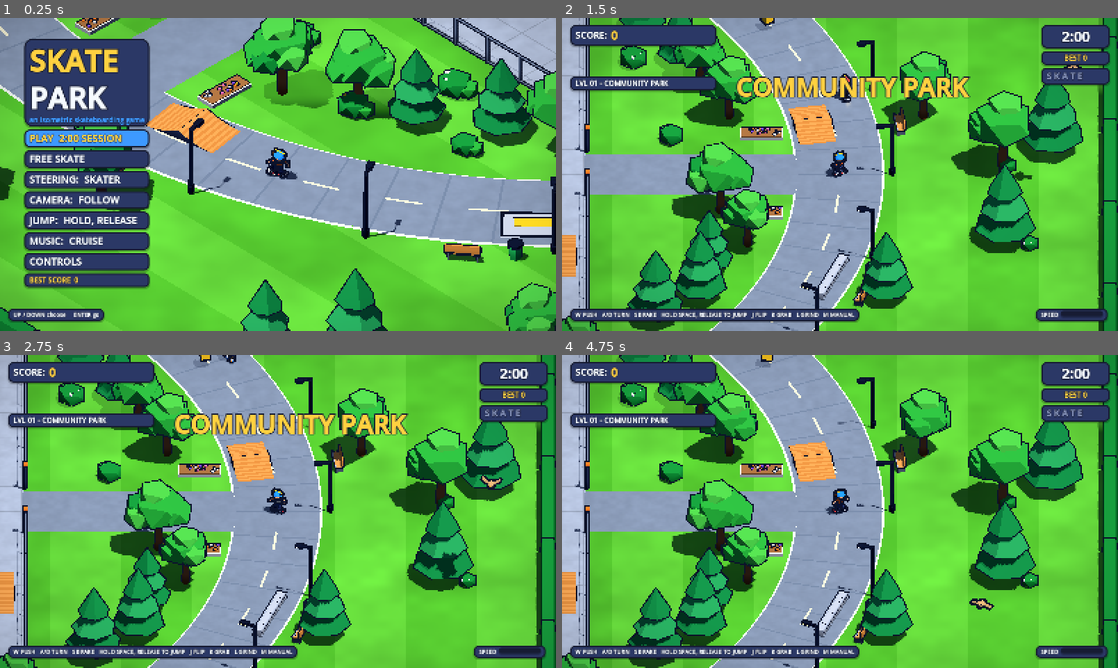
Above: before the commit, frames 1-4 (two rows, left to right).
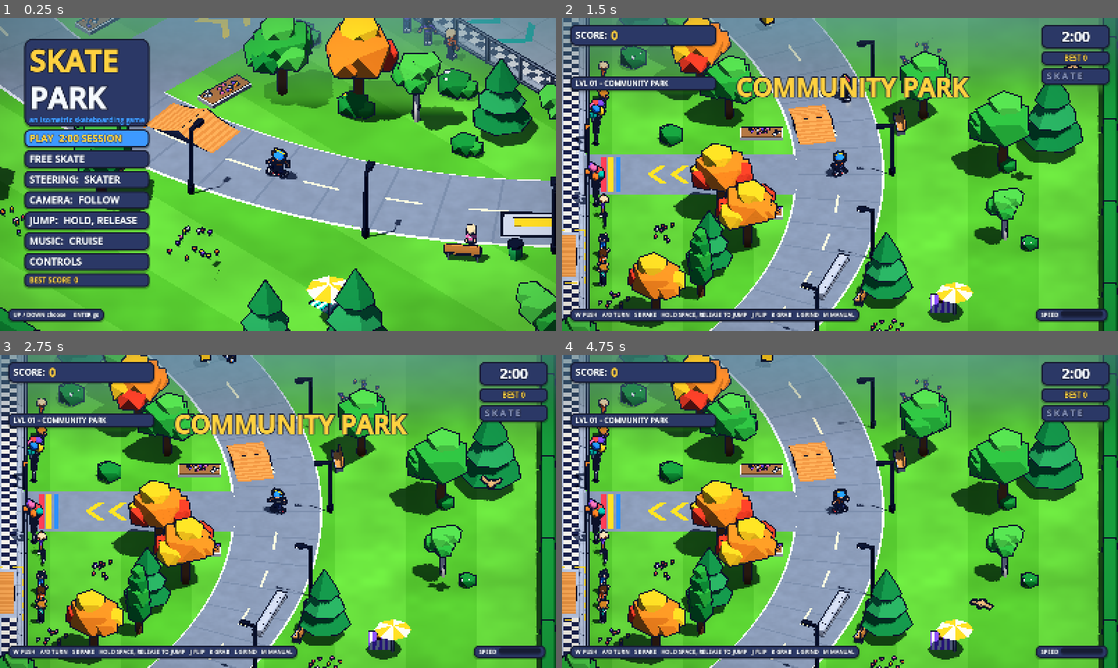
Above: after the commit, the same moments.

Repository: TinyBitAdventures/not-pro-skater
Game: Godot game, scene res://scenes/title.tscn
Same seed, same stepped clock (60 frames per second), same inputs: the game is played once before the commit and once after it.
Inputs (mouse positions are in pixels of both pictures, inside the frame that each line leads up to):
- Up to frame 1 (0.25 s): no input
- Up to frame 2 (1.5 s): tap Enter (ui_accept) at 0.5, 0.77, 1.07 s; move the mouse to (962, 158) at 0.52 s; hold D (move_right) 0.53-1.25 s; tap Q (cam_left) at 0.6 s; click (962, 158) at 0.67 s; tap A (move_left) at 1.25 s; drag from (728, 190) to (812, 237) at 1.27 s
- Up to frame 3 (2.75 s): tap A (move_left) at 2 s; move the mouse to (333, 442) at 2.02 s; hold D (move_right) from 2.03 s (still down); tap J (flip) at 2.1 s
- Up to frame 4 (4.75 s): release D (move_right) at 2.75 s; tap A (move_left) at 2.75, 3.5 s; drag from (812, 574) to (673, 464) at 2.77 s; move the mouse to (1006, 558) at 3.52 s; hold A (move_left) 3.53-4.25 s; tap L (grind) at 3.6 s; tap Enter (ui_accept) at 3.77, 4.07 s; drag from (673, 464) to (756, 433) at 4.27 s

The runs differ from the first frame. In frame 1, 18% of the frame differs, in the area x 0-100%, y 0-100%; in frame 2, 26%; in frame 3, 25%; in frame 4, 26%.

Commit message:
📦 NEW: Park dressing: crowd, painted plaza, pond, playground, cars, ducks, swings
- Blender props from the dressing agent (bleachers, spectators, cars, duck, pond, playground, paint, murals, street furniture, tree varieties)
- Crowd baked into the level meshes and animated in the shader; ducks, cars and swings are live nodes (WorldLife)
- Depth-cue haze on the far side of the screen; Paint_* materials unoutlined and flat
- Level bake now merges crowd cells separately with a hopping outline pass

Diff:
--- a/game/project.godot
+++ b/game/project.godot
@@ -66,3 +66,7 @@
 "type": "vec3",
 "value": Vector3(0, 0, 0)
 }
+haze_depth={
+"type": "float",
+"value": 20.0
+}
--- /dev/null
+++ b/game/scenes/dev_dump.tscn
@@ -0,0 +1,6 @@
+[gd_scene load_steps=2 format=3]
+
+[ext_resource type="Script" path="res://scripts/dev/dump_model.gd" id="1"]
+
+[node name="DevDump" type="Node"]
+script = ExtResource("1")
--- a/game/scripts/camera/iso_camera.gd
+++ b/game/scripts/camera/iso_camera.gd
@@ -93,5 +93,6 @@
 	var fwd: Vector3 = -b.z
 	Toon.set_view_dir(fwd)
 	Toon.set_focus_pos(focus)
+	Toon.set_haze_depth(ortho_size * 0.5 / sin(deg_to_rad(pitch_deg)))
 	var vp_h: float = float(get_window().size.y) if is_inside_tree() else 900.0
 	Toon.set_outline_width(outline_px * ortho_size / maxf(vp_h, 200.0))
--- /dev/null
+++ b/game/scripts/dev/dump_model.gd
@@ -0,0 +1,22 @@
+extends Node
+## Print a model's node tree with local transforms: MODEL=res://assets/models/spectator.glb godot --headless ...
+
+func _ready() -> void:
+	var packed: PackedScene = load(OS.get_environment("MODEL"))
+	var n: Node = packed.instantiate()
+	add_child(n)
+	_dump(n, 0)
+	get_tree().quit()
+
+func _dump(n: Node, depth: int) -> void:
+	var extra: String = ""
+	if n is Node3D:
+		var t: Transform3D = (n as Node3D).transform
+		extra = " pos=%s rot=%s" % [t.origin.snapped(Vector3(0.001, 0.001, 0.001)), (t.basis.get_euler() * 57.2958).snapped(Vector3(0.1, 0.1, 0.1))]
+	var mat: String = ""
+	if n is MeshInstance3D and (n as MeshInstance3D).mesh != null and (n as MeshInstance3D).mesh.get_surface_count() > 0:
+		var m: Material = (n as MeshInstance3D).mesh.surface_get_material(0)
+		mat = " mat=%s" % (m.resource_name if m != null else "-")
+	print("[dump] ", "  ".repeat(depth), n.name, " ", n.get_class(), extra, mat)
+	for c in n.get_children():
+		_dump(c, depth + 1)
--- a/game/scripts/dev/probe.gd
+++ b/game/scripts/dev/probe.gd
@@ -1,19 +1,22 @@
 extends Node
 
 func _ready() -> void:
-	_run.call_deferred()
-
-func _run() -> void:
 	var packed: PackedScene = load("res://assets/levels/community_park.glb")
 	var scene: Node3D = packed.instantiate()
 	add_child(scene)
-	for m in scene.find_children("*Plaza*", "", true, false):
-		print("[probe] node ", m.name, " ", m.get_class(), " parent=", m.get_parent().name)
-		if m is MeshInstance3D:
-			var mesh: Mesh = (m as MeshInstance3D).mesh
-			print("[probe]   surfaces=", mesh.get_surface_count(), " mat=", mesh.surface_get_material(0), " name=", mesh.surface_get_material(0).resource_name if mesh.surface_get_material(0) else "-", " visible=", (m as MeshInstance3D).visible)
-			var arr: Array = mesh.surface_get_arrays(0)
-			print("[probe]   verts=", (arr[Mesh.ARRAY_VERTEX] as PackedVector3Array).size(), " idx=", (arr[Mesh.ARRAY_INDEX] as PackedInt32Array).size())
-		for c in m.get_children():
-			print("[probe]   child ", c.name, " ", c.get_class())
+	var fam: Dictionary = {}
+	var stack: Array[Node] = [scene]
+	while not stack.is_empty():
+		var n: Node = stack.pop_back()
+		for c in n.get_children():
+			stack.append(c)
+		var nm: String = String(n.name)
+		for p in ["SpectatorSit_", "Spectator_", "Duck_", "CarRoute_", "Swing_", "Bird_", "Cloud_", "Water_", "Pickup_", "Spawn_"]:
+			if nm.begins_with(p):
+				if not fam.has(p):
+					fam[p] = []
+				fam[p].append([nm, n.get_class(), n.get_child_count()])
+	for k in fam:
+		var l: Array = fam[k]
+		print("[probe] ", k, " count=", l.size(), " first=", l[0], " last=", l[l.size() - 1])
 	get_tree().quit()
--- a/game/scripts/dev/view_level.gd
+++ b/game/scripts/dev/view_level.gd
@@ -34,6 +34,11 @@
 	add_child(cam)
 	var views: Array = [
 		["top", Vector3(0, 0, 0), 0.0, 90.0, 125.0],
+		["bleachers", Vector3(-23, 0, -9.6), 45.0, 35.264, 16.0],
+		["pond", Vector3(-47, 0, 19), 45.0, 35.264, 18.0],
+		["playground", Vector3(43, 0, -42), 45.0, 35.264, 18.0],
+		["mural", Vector3(0, 0, -22.6), 45.0, 35.264, 22.0],
+		["road", Vector3(58, 0, 18), 45.0, 35.264, 26.0],
 		["gate_n", Vector3(0, 0, -18.3), 45.0, 35.264, 7.0],
 		["gate_n_b", Vector3(0.013, 0, -18.3), 45.0, 35.264, 7.0],
 		["gate_e", Vector3(20.3, 0, 0), 45.0, 35.264, 7.0],
--- a/game/scripts/level/level.gd
+++ b/game/scripts/level/level.gd
@@ -14,6 +14,11 @@
 var collision_root: Node3D
 var stats: Dictionary = {}
 var _labels: Array[Label3D] = []
+var duck_marks: Array[Transform3D] = []
+var car_routes: Dictionary = {}          # route letter -> Array[Vector3] (ordered closed loop at road height)
+var swings: Array[Node3D] = []
+var dynamic_root: Node3D
+var _crowd_marks: Array[Dictionary] = []
 
 
 func load_glb(path: String) -> void:
@@ -50,6 +55,19 @@
 				pickups.append({"name": bits[1], "pos": (n as Node3D).global_position})
 			elif nm.begins_with("Text_"):
 				texts.append(n as Node3D)
+			elif nm.begins_with("SpectatorSit_") or nm.begins_with("Spectator_"):
+				var sb: PackedStringArray = nm.split("_")
+				_crowd_marks.append({"xf": (n as Node3D).global_transform, "variant": sb[1].to_int(), "n": sb[2].to_int(),
+					"sit": nm.begins_with("SpectatorSit_")})
+			elif nm.begins_with("Duck_"):
+				duck_marks.append((n as Node3D).global_transform)
+			elif nm.begins_with("CarRoute_"):
+				var cb: PackedStringArray = nm.split("_")
+				if not car_routes.has(cb[1]):
+					car_routes[cb[1]] = []
+				car_routes[cb[1]].append([cb[2].to_int(), (n as Node3D).global_position])
+			elif nm.begins_with("Swing_") and n.get_child_count() > 0:
+				swings.append(n as Node3D)
 
 	for b in bodies:
 		var sname: String = _surface_of(b)
@@ -69,6 +87,22 @@
 
 	for t in texts:
 		_make_label(t)
+
+	# things that move stay live nodes (swings); the crowd is baked and hops in the shader
+	dynamic_root = Node3D.new()
+	dynamic_root.name = "Dynamic"
+	add_child(dynamic_root)
+	for sw in swings:
+		sw.reparent(dynamic_root, true)
+	Toon.skin(dynamic_root, {}, true)
+	for r in car_routes:
+		var lst: Array = car_routes[r]
+		lst.sort_custom(func(a: Array, b: Array) -> bool: return a[0] < b[0])
+		var pts: Array[Vector3] = []
+		for e in lst:
+			pts.append(e[1])
+		car_routes[r] = pts
+	_build_crowd(scene)
 
 	var baked: Node3D = LevelBaker.bake(scene)
 	add_child(baked)
@@ -125,3 +159,80 @@
 		var in_front: float = 1.0 - smoothstep(-1.6, -0.4, along)
 		var hole: float = (1.0 - smoothstep(1.4, 3.0, dist)) * in_front   # labels are ~4 m wide: wider than the toon hole
 		l.modulate.a = 1.0 - hole
+
+
+const SPECTATOR: PackedScene = preload("res://assets/models/spectator.glb")
+
+
+## Instance a posed, tinted person on every crowd marker. They join the level bake (a few draws in total)
+## and hop in the vertex shader; see LevelBaker's crowd path.
+func _build_crowd(scene: Node3D) -> void:
+	if _crowd_marks.is_empty():
+		return
+	var crowd_root: Node3D = Node3D.new()
+	crowd_root.name = "Crowd"
+	scene.add_child(crowd_root)
+	var mats: Dictionary = {}
+	for sp in _crowd_marks:
+		var seed_v: int = int(sp["variant"]) * 1000 + int(sp["n"]) + 7
+		var rng: RandomNumberGenerator = RandomNumberGenerator.new()
+		rng.seed = seed_v
+		var look: Dictionary = SkaterVisual.random_look(seed_v)
+		var tints: Dictionary = {"Skin": look["Skin"], "Shirt": look["Shirt"], "ShirtB": look["ShirtB"], "Pants": look["Pants"], "Hair": look["Hair"]}
+		var person: Node3D = SPECTATOR.instantiate()
+		crowd_root.add_child(person)
+		person.global_transform = sp["xf"]
+		var sit: bool = sp["sit"]
+		var body: Node3D = person.find_child("Body", true, false)
+		var arm_l: Node3D = person.find_child("ArmL", true, false)
+		var arm_r: Node3D = person.find_child("ArmR", true, false)
+		var fore_l: Node3D = person.find_child("ForeL", true, false)
+		var fore_r: Node3D = person.find_child("ForeR", true, false)
+		var leg_l: Node3D = person.find_child("LegL", true, false)
+		var leg_r: Node3D = person.find_child("LegR", true, false)
+		var shin_l: Node3D = person.find_child("ShinL", true, false)
+		var shin_r: Node3D = person.find_child("ShinR", true, false)
+		var cheer: float = rng.randf()
+		if sit:
+			body.position.y += 0.06
+			leg_l.rotation.x = PI * 0.5
+			leg_r.rotation.x = PI * 0.5
+			shin_l.rotation.x = -PI * 0.5
+			shin_r.rotation.x = -PI * 0.5
+			if cheer < 0.32:
+				arm_l.rotation.z = -2.5
+				arm_r.rotation.z = 2.5
+			else:
+				arm_l.rotation.x = -0.5
+				arm_r.rotation.x = -0.5
+				fore_l.rotation.x = -1.0
+				fore_r.rotation.x = -1.0
+		else:
+			person.rotate_y(rng.randf_range(-0.3, 0.3))
+			if cheer < 0.55:
+				arm_l.rotation.z = -2.55
+				arm_r.rotation.z = 2.55
+			elif cheer < 0.85:
+				arm_r.rotation.z = 2.55
+				arm_l.rotation.z = -0.35
+			else:
+				arm_l.rotation.z = -0.5
+				arm_r.rotation.z = 0.5
+		person.set_meta("crowd_phase", rng.randf() * TAU)
+		person.set_meta("crowd_amp", 0.05 if sit else 0.17)
+		person.set_meta("crowd_foot", (sp["xf"] as Transform3D).origin.y)
+		for mi in person.find_children("*", "MeshInstance3D", true, false):
+			var inst: MeshInstance3D = mi as MeshInstance3D
+			for s in inst.mesh.get_surface_count():
+				var old: Material = inst.mesh.surface_get_material(s)
+				var mname: String = old.resource_name
+				var col: Color = (old as BaseMaterial3D).albedo_color
+				if tints.has(mname):
+					col = tints[mname]
+				var key: String = "%s|%s" % [mname, col.to_html(false)]
+				if not mats.has(key):
+					var m: StandardMaterial3D = StandardMaterial3D.new()
+					m.resource_name = mname
+					m.albedo_color = col
+					mats[key] = m
+				inst.set_surface_override_material(s, mats[key])
--- a/game/scripts/level/level_baker.gd
+++ b/game/scripts/level/level_baker.gd
@@ -4,6 +4,20 @@
 ## (one per material per map cell), so thousands of props cost a few dozen draw calls.
 
 const CELL: float = 48.0
+const CROWD_CELL: float = 24.0
+const CROWD_PARAMS: Dictionary = {"bounce": 1.0, "bounce_speed": 5.0}
+
+
+## Crowd people carry meta "crowd_phase" / "crowd_amp" / "crowd_foot" on their root; returns {} for everything else.
+static func _crowd_info(n: Node) -> Dictionary:
+	var p: Node = n
+	for _i in 6:
+		if p == null:
+			break
+		if p.has_meta("crowd_phase"):
+			return {"phase": p.get_meta("crowd_phase"), "amp": p.get_meta("crowd_amp"), "foot": p.get_meta("crowd_foot")}
+		p = p.get_parent()
+	return {}
 
 
 ## Per-cell geometry that is drawn in a shared pass: all outlined surfaces (one cull_front draw) and all
@@ -14,6 +28,8 @@
 	var oi: PackedInt32Array = PackedInt32Array()
 	var sv: PackedVector3Array = PackedVector3Array()
 	var si: PackedInt32Array = PackedInt32Array()
+	var ouv: PackedVector2Array = PackedVector2Array()   # crowd only: hop phase and height
+	var crowd: bool = false
 
 
 class Bucket:
@@ -22,6 +38,8 @@
 	var idx: PackedInt32Array = PackedInt32Array()
 	var mat_name: String = ""
 	var color: Color = Color.WHITE
+	var uv: PackedVector2Array = PackedVector2Array()
+	var crowd: bool = false
 
 
 ## `root` must be inside the tree so global transforms are valid. Returns a Node3D with the baked meshes.
@@ -35,9 +53,13 @@
 			continue
 		var xf: Transform3D = inst.global_transform
 		var center: Vector3 = xf * mesh.get_aabb().get_center()
+		var crowd: Dictionary = _crowd_info(inst)
+		var is_crowd: bool = not crowd.is_empty()
 		var cell: String = "%d|%d" % [floori(center.x / CELL), floori(center.z / CELL)]
+		if is_crowd:
+			cell = "c%d|%d" % [floori(center.x / CROWD_CELL), floori(center.z / CROWD_CELL)]
 		for s in mesh.get_surface_count():
-			var old: Material = mesh.surface_get_material(s)
+			var old: Material = inst.get_active_material(s)
 			var mname: String = old.resource_name if old != null else "Default"
 			if mname == "Collision":
 				continue
@@ -63,11 +85,18 @@
 				b = Bucket.new()
 				b.mat_name = mname
 				b.color = color
+				b.crowd = is_crowd
 				buckets[key] = b
+			var uvs: PackedVector2Array = PackedVector2Array()
+			if is_crowd:
+				uvs.resize(count)
+				for i in count:
+					uvs[i] = Vector2(float(crowd["phase"]), clampf((wv[i].y - float(crowd["foot"])) / 0.85, 0.0, 1.0) * float(crowd["amp"]))
 			var st: Dictionary = Toon.style(mname)
 			var cg: Cell = cells.get(cell)
 			if cg == null:
 				cg = Cell.new()
+				cg.crowd = is_crowd
 				cells[cell] = cg
 			var local_idx: PackedInt32Array = PackedInt32Array()
 			if i_in is PackedInt32Array and (i_in as PackedInt32Array).size() > 0:
@@ -79,12 +108,16 @@
 			var base: int = b.verts.size()
 			b.verts.append_array(wv)
 			b.norms.append_array(wn)
+			if is_crowd:
+				b.uv.append_array(uvs)
 			for ix in local_idx:
 				b.idx.append(base + ix)
 			if st.get("outline", true):
 				var obase: int = cg.ov.size()
 				cg.ov.append_array(wv)
 				cg.oc.append_array(Toon.outline_normals(wv, wn))
+				if is_crowd:
+					cg.ouv.append_array(uvs)
 				for ix in local_idx:
 					cg.oi.append(obase + ix)
 			if not (st.get("flat", false) or mname == "FenceMesh"):
@@ -101,9 +134,11 @@
 		arrays[Mesh.ARRAY_VERTEX] = b.verts
 		arrays[Mesh.ARRAY_NORMAL] = b.norms
 		arrays[Mesh.ARRAY_INDEX] = b.idx
+		if b.crowd:
+			arrays[Mesh.ARRAY_TEX_UV] = b.uv
 		var mesh: ArrayMesh = ArrayMesh.new()
 		mesh.add_surface_from_arrays(Mesh.PRIMITIVE_TRIANGLES, arrays)
-		mesh.surface_set_material(0, Toon.material(b.mat_name, b.color, true, false))
+		mesh.surface_set_material(0, Toon.material(b.mat_name, b.color, true, false, CROWD_PARAMS if b.crowd else {}))
 		var node: MeshInstance3D = MeshInstance3D.new()
 		node.name = b.mat_name
 		node.set_meta("mat", b.mat_name)
@@ -113,8 +148,9 @@
 	for ck in cells:
 		var cg: Cell = cells[ck]
 		if cg.oi.size() > 0:
-			out.add_child(_pass_node("Outline_" + String(ck), cg.ov, cg.oc, cg.oi, Toon.outline_material(),
-				GeometryInstance3D.SHADOW_CASTING_SETTING_OFF))
+			var outline_mat: ShaderMaterial = Toon.outline_material_crowd() if cg.crowd else Toon.outline_material()
+			out.add_child(_pass_node("Outline_" + String(ck), cg.ov, cg.oc, cg.oi, outline_mat,
+				GeometryInstance3D.SHADOW_CASTING_SETTING_OFF, cg.ouv))
 		if cg.si.size() > 0:
 			out.add_child(_pass_node("Shadow_" + String(ck), cg.sv, PackedColorArray(), cg.si, Toon.shadow_material(),
 				GeometryInstance3D.SHADOW_CASTING_SETTING_SHADOWS_ONLY))
@@ -122,10 +158,12 @@
 
 
 static func _pass_node(node_name: String, v: PackedVector3Array, c: PackedColorArray, idx: PackedInt32Array,
-		mat: Material, shadow_mode: int) -> MeshInstance3D:
+		mat: Material, shadow_mode: int, uv: PackedVector2Array = PackedVector2Array()) -> MeshInstance3D:
 	var arrays: Array = []
 	arrays.resize(Mesh.ARRAY_MAX)
 	arrays[Mesh.ARRAY_VERTEX] = v
+	if uv.size() > 0:
+		arrays[Mesh.ARRAY_TEX_UV] = uv
 	if c.size() > 0:
 		arrays[Mesh.ARRAY_COLOR] = c
 	arrays[Mesh.ARRAY_INDEX] = idx
--- a/game/scripts/park/park_world.gd
+++ b/game/scripts/park/park_world.gd
@@ -60,6 +60,7 @@
 
 	add_child(PostFx.new())
 	add_child(AmbientLife.new())
+	add_child(WorldLife.new(level))
 	hud = Hud.new()
 	add_child(hud)
 	hud.set_best(int(Game.best.get(LEVEL_ID, {}).get("score", 0)))
--- a/game/scripts/park/title_screen.gd
+++ b/game/scripts/park/title_screen.gd
@@ -42,6 +42,7 @@
 	cam.jump_to(star.global_position)
 	add_child(PostFx.new())
 	add_child(AmbientLife.new())
+	add_child(WorldLife.new(level))
 	_build_ui()
 	Sound.play_music("boardwalk_morning")
 
--- /dev/null
+++ b/game/scripts/park/world_life.gd
@@ -0,0 +1,108 @@
+class_name WorldLife
+extends Node3D
+## The parts of the park that move on their own: ducks paddling on the pond, cars driving round the
+## block, swings swinging. (The cheering crowd is baked into the level and hops in the shader.)
+
+const DUCK: PackedScene = preload("res://assets/models/duck.glb")
+const CAR_MODELS: Array[PackedScene] = [
+	preload("res://assets/models/car_hatch.glb"),
+	preload("res://assets/models/car_van.glb"),
+	preload("res://assets/models/car_pickup.glb"),
+]
+const CAR_COLORS: Array[String] = ["3d9bff", "ffd23f", "1fc2b0", "f4f7fb", "ff8a3d", "3fc66d", "8a5cf0", "ff7eb6"]
+
+var level: Level
+var _t: float = 0.0
+var _ducks: Array[Dictionary] = []
+var _cars: Array[Dictionary] = []
+var _swings: Array[Dictionary] = []
+
+
+func _init(p_level: Level = null) -> void:
+	level = p_level
+
+
+func _ready() -> void:
+	if level == null:
+		return
+	_make_ducks()
+	_make_cars()
+	for i in level.swings.size():
+		var sw: Node3D = level.swings[i]
+		_swings.append({"node": sw, "basis": sw.basis, "phase": i * 1.3, "amp": 0.45 + 0.1 * i})
+
+
+func _make_ducks() -> void:
+	var rng: RandomNumberGenerator = RandomNumberGenerator.new()
+	rng.seed = 3
+	for i in level.duck_marks.size():
+		var xf: Transform3D = level.duck_marks[i]
+		var d: Node3D = DUCK.instantiate()
+		Toon.skin(d, {}, true)
+		add_child(d)
+		d.global_transform = xf
+		_ducks.append({"node": d, "center": xf.origin, "r": rng.randf_range(1.6, 3.2), "w": rng.randf_range(0.25, 0.42) * (1.0 if i % 2 == 0 else -1.0),
+			"phase": rng.randf() * TAU, "head": d.find_child("Head", true, false)})
+
+
+func _make_cars() -> void:
+	var rng: RandomNumberGenerator = RandomNumberGenerator.new()
+	rng.seed = 5
+	for route in level.car_routes:
+		var pts: Array = level.car_routes[route]
+		if pts.size() < 3:
+			continue
+		var cum: Array[float] = [0.0]
+		for i in range(1, pts.size() + 1):
+			cum.append(cum[i - 1] + (pts[i % pts.size()] as Vector3).distance_to(pts[i - 1]))
+		var total: float = cum[cum.size() - 1]
+		for k in 2:
+			var car: Node3D = (CAR_MODELS[rng.randi() % CAR_MODELS.size()] as PackedScene).instantiate()
+			Toon.skin(car, {"CarBody": Color.html(CAR_COLORS[rng.randi() % CAR_COLORS.size()])}, true)
+			add_child(car)
+			var wheels: Array[Node3D] = []
+			for wn in ["WheelFL", "WheelFR", "WheelBL", "WheelBR"]:
+				var w: Node3D = car.find_child(wn, true, false)
+				if w != null:
+					wheels.append(w)
+			_cars.append({"node": car, "pts": pts, "cum": cum, "total": total, "s": total * (float(k) / 2.0) + rng.randf() * 10.0,
+				"speed": rng.randf_range(6.0, 8.5), "wheels": wheels})
+
+
+static func _point_at(pts: Array, cum: Array[float], total: float, dist: float) -> Vector3:
+	dist = fposmod(dist, total)
+	for i in range(1, cum.size()):
+		if dist <= cum[i]:
+			var seg: float = cum[i] - cum[i - 1]
+			var t: float = 0.0 if seg < 0.0001 else (dist - cum[i - 1]) / seg
+			return (pts[i - 1] as Vector3).lerp(pts[i % pts.size()], t)
+	return pts[0]
+
+
+func _process(delta: float) -> void:
+	_t += delta
+	for d in _ducks:
+		var a: float = d["phase"] + _t * d["w"]
+		var c: Vector3 = d["center"]
+		var node: Node3D = d["node"]
+		var pos: Vector3 = c + Vector3(cos(a), 0.0, sin(a)) * d["r"]
+		pos.y += sin(_t * 2.6 + d["phase"]) * 0.015
+		var tangent: Vector3 = Vector3(-sin(a), 0.0, cos(a)) * signf(d["w"])
+		node.global_position = pos
+		node.look_at(pos + tangent, Vector3.UP)
+		var head: Node3D = d["head"]
+		if head != null:
+			head.rotation.x = sin(_t * 3.1 + d["phase"]) * 0.18
+	for c in _cars:
+		c["s"] += c["speed"] * delta
+		var node: Node3D = c["node"]
+		var pos: Vector3 = _point_at(c["pts"], c["cum"], c["total"], c["s"])
+		var ahead: Vector3 = _point_at(c["pts"], c["cum"], c["total"], c["s"] + 2.2)
+		node.global_position = pos
+		if ahead.distance_to(pos) > 0.01:
+			node.look_at(ahead, Vector3.UP)
+		for w in c["wheels"]:
+			(w as Node3D).rotation.x -= c["speed"] * delta / 0.37
+	for s in _swings:
+		var sw: Node3D = s["node"]
+		sw.basis = (s["basis"] as Basis) * Basis(Vector3.RIGHT, sin(_t * 1.5 + s["phase"]) * s["amp"])
--- a/game/scripts/util/toon.gd
+++ b/game/scripts/util/toon.gd
@@ -35,6 +35,7 @@
 static var player_pos: Vector3 = Vector3(0.0, -100.0, 0.0)
 static var view_dir: Vector3 = Vector3(0.0, -0.577, -0.816)
 static var focus_pos: Vector3 = Vector3.ZERO
+static var haze_depth: float = 20.0
 
 
 static func set_player_pos(p: Vector3) -> void:
@@ -43,6 +44,12 @@
 		RenderingServer.global_shader_parameter_set("player_pos", p)
 
 
+static func set_haze_depth(d: float) -> void:
+	if absf(d - haze_depth) > 0.05:
+		haze_depth = d
+		RenderingServer.global_shader_parameter_set("haze_depth", d)
+
+
 static func set_focus_pos(p: Vector3) -> void:
 	if p != focus_pos:
 		focus_pos = p
@@ -55,15 +62,20 @@
 		RenderingServer.global_shader_parameter_set("view_dir", d)
 
 
+const PAINT_STYLE: Dictionary = {"outline": false, "flat": true}
+
+
 static func style(mat_name: String) -> Dictionary:
+	if mat_name.begins_with("Paint_"):
+		return PAINT_STYLE
 	return STYLES.get(mat_name, {})
 
 
-static func material(mat_name: String, color: Color, fade: bool = true, with_outline: bool = true) -> Material:
-	var key: String = "%s|%s|%d|%d" % [mat_name, color.to_html(false), 1 if fade else 0, 1 if with_outline else 0]
+static func material(mat_name: String, color: Color, fade: bool = true, with_outline: bool = true, extra: Dictionary = {}) -> Material:
+	var key: String = "%s|%s|%d|%d|%s" % [mat_name, color.to_html(false), 1 if fade else 0, 1 if with_outline else 0, str(extra)]
 	if _cache.has(key):
 		return _cache[key]
-	var st: Dictionary = STYLES.get(mat_name, {})
+	var st: Dictionary = style(mat_name)
 	var m: ShaderMaterial = ShaderMaterial.new()
 	if st.get("fence", false):
 		m.shader = FENCE_SHADER
@@ -86,6 +98,8 @@
 	for k in st:
 		if k != "outline" and k != "flat":
 			m.set_shader_parameter(k, st[k])
+	for k in extra:
+		m.set_shader_parameter(k, extra[k])
 	if with_outline and st.get("outline", true):
 		var o: ShaderMaterial = ShaderMaterial.new()
 		o.shader = OUTLINE_SHADER
@@ -113,6 +127,21 @@
 		_outline_shared.set_shader_parameter("width", _outline_width)
 		_outlines.append(_outline_shared)
 	return _outline_shared
+
+
+static var _outline_crowd: ShaderMaterial = null
+
+
+## Outline pass for the baked crowd: same as the level's, but it hops with the bodies.
+static func outline_material_crowd() -> ShaderMaterial:
+	if _outline_crowd == null:
+		_outline_crowd = ShaderMaterial.new()
+		_outline_crowd.shader = OUTLINE_SHADER
+		_outline_crowd.set_shader_parameter("fade_enabled", 1.0)
+		_outline_crowd.set_shader_parameter("width", _outline_width)
+		_outline_crowd.set_shader_parameter("bounce", 1.0)
+		_outlines.append(_outline_crowd)
+	return _outline_crowd
 
 
 ## Any opaque material will do for a SHADOWS_ONLY mesh: the shadow pass ignores colour.
--- a/game/shaders/outline.gdshader
+++ b/game/shaders/outline.gdshader
@@ -10,11 +10,16 @@
 uniform float fade_enabled = 1.0;
 uniform float haze_amount = 1.0;
 uniform float width_scale = 1.0;
+uniform float bounce = 0.0;
+uniform float bounce_speed = 5.0;
 uniform vec4 haze_color : source_color = vec4(0.56, 0.83, 1.0, 1.0);
 
 varying vec3 wpos;
 
 void vertex() {
+	if (bounce > 0.0) {
+		VERTEX.y += abs(sin(TIME * bounce_speed + UV.x)) * UV.y;
+	}
 	vec3 n = COLOR.rgb * 2.0 - 1.0;
 	if (dot(n, n) < 0.01) {
 		n = NORMAL;
--- a/game/shaders/toon.gdshader
+++ b/game/shaders/toon.gdshader
@@ -22,6 +22,8 @@
 uniform float cloud_shadow = 0.13;
 uniform float grass_detail = 0.0;
 uniform float haze_amount = 1.0;
+uniform float bounce = 0.0;          // crowd: hop by UV.y metres with phase UV.x
+uniform float bounce_speed = 5.0;
 
 varying vec3 wpos;
 varying vec3 wnrm;
@@ -75,6 +77,9 @@
 }
 
 void vertex() {
+	if (bounce > 0.0) {
+		VERTEX.y += abs(sin(TIME * bounce_speed + UV.x)) * UV.y;
+	}
 	wpos = (MODEL_MATRIX * vec4(VERTEX, 1.0)).xyz;
 	wnrm = normalize((MODEL_MATRIX * vec4(NORMAL, 0.0)).xyz);
 }
Binary file added: game/assets/levels/backdrop.glb
Not shown, added: game/assets/levels/backdrop.glb.import
Binary file changed: game/assets/levels/community_park.glb
Binary file added: game/assets/models/car_hatch.glb
Not shown, added: game/assets/models/car_hatch.glb.import
Binary file added: game/assets/models/car_pickup.glb
Not shown, added: game/assets/models/car_pickup.glb.import
Binary file added: game/assets/models/car_van.glb
Not shown, added: game/assets/models/car_van.glb.import
Binary file added: game/assets/models/duck.glb
Not shown, added: game/assets/models/duck.glb.import
Binary file added: game/assets/models/spectator.glb
(and 5 more such lines)
